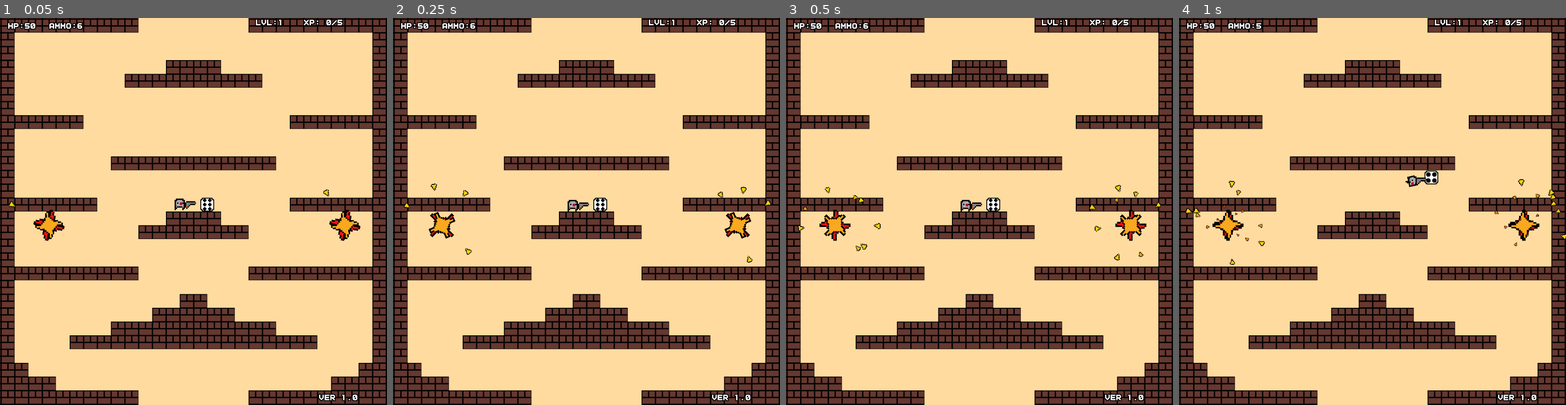
Above: before the commit, frames 1-4 (left to right).
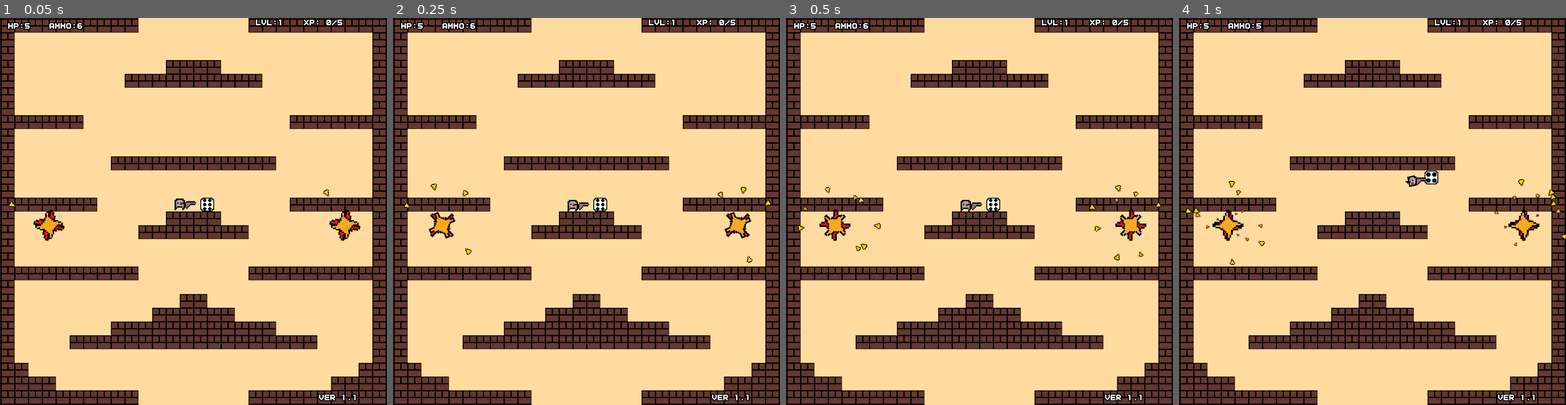
Above: after the commit, the same moments.

Repository: TheEggmo/Talis-Dirigentes
Game: Godot game, scene res://TestLevel.tscn
Same seed, same stepped clock (60 frames per second), same inputs: the game is played once before the commit and once after it. The engine's default icon, where the game draws it, is replaced by a stand-in: a white triangle on a blue panel in a dark square.
Inputs:
- Up to frame 1 (0.05 s): no input
- Up to frame 2 (0.25 s): no input
- Up to frame 3 (0.5 s): no input
- Up to frame 4 (1 s): hold D (right) from 0.53 s (still down); tap X (shoot) at 0.6 s; tap Z (jump) at 0.77 s

The runs differ from the first frame. In frame 1, less than 0.1% of the frame differs, in the area x 7-93%, y 1-99%; in frame 2, less than 0.1%; in frame 3, less than 0.1%; in frame 4, less than 0.1%.
Error in both runs: Division By Zero in operator '/'. (res://Objects/Dice/Dice.gd:25)

Commit message:
Post launch update 1
Fixed bugs, tweaked spawn timers, changed spawner color when spawning ghosts, twealed some visuals, removed generated exports from repo

Diff:
--- /dev/null
+++ b/ColorPurge.tres
@@ -0,0 +1,18 @@
+[gd_resource type="ShaderMaterial" load_steps=2 format=2]
+
+[sub_resource type="Shader" id=2]
+code = "// Clears the given color from the sprite
+shader_type canvas_item;
+
+uniform vec4 unwanted_color = vec4(0, 0, 0, 1);
+
+void fragment(){
+	COLOR = texture(TEXTURE, UV);
+	if (COLOR == unwanted_color){
+		COLOR.a = 0.0;
+	}
+}"
+
+[resource]
+shader = SubResource( 2 )
+shader_param/unwanted_color = Plane( 0, 0, 0, 1 )
--- a/Objects/Spawner/EnemySpawner.gd
+++ b/Objects/Spawner/EnemySpawner.gd
@@ -5,6 +5,13 @@
 var ghost_scene = preload("res://Units/Enemies/Ghost/Ghost.tscn")
 
 export var ghost_chance = 0.15
+
+var spawn_ghost := false
+
+func _ready():
+	if randi() % 100 <= 100*ghost_chance:
+		spawn_ghost = true
+		$Sprite.self_modulate = Color8(20,20,250)
 
 func _on_AnimationPlayer_animation_finished(anim_name):
 	if anim_name == "Rotate":
@@ -18,10 +25,10 @@
 
 func spawn():
 	var enemy_instance
-	if randi() % 100 > 100*ghost_chance:
+	if spawn_ghost:
+		enemy_instance = ghost_scene.instance()
+	else:
 		enemy_instance = enemy_scene.instance()
-	else:
-		enemy_instance = ghost_scene.instance()
 
 	enemy_instance.global_position = global_position
 	var enemy_group = get_tree().get_nodes_in_group("EnemyGroup")
--- a/Objects/Spawner/EnemySpawner.tscn
+++ b/Objects/Spawner/EnemySpawner.tscn
@@ -296,7 +296,7 @@
 script = ExtResource( 1 )
 
 [node name="Sprite" type="Sprite" parent="."]
-self_modulate = Color( 0.972549, 0.0823529, 0.0823529, 1 )
+self_modulate = Color( 0.980392, 0.0784314, 0.0784314, 1 )
 scale = Vector2( 4, 4 )
 texture = ExtResource( 2 )
 
--- a/SpawnController.gd
+++ b/SpawnController.gd
@@ -2,7 +2,7 @@
 
 onready var possible_positions = $Positions.get_children()
 onready var spawn_time = $SpawnTimer.wait_time
-export var timer_ramp = 0.98
+export var timer_ramp = 0.985
 var spawner_scene = preload("res://Objects/Spawner/EnemySpawner.tscn")
 
 func _on_SpawnTimer_timeout():
@@ -22,4 +22,4 @@
 	spawn_position.add_child(spawner_instance)
 
 	spawn_time *= timer_ramp
-	$SpawnTimer.start(max(spawn_time, 1))
+	$SpawnTimer.start(max(spawn_time, 2))
--- a/TestLevel.tscn
+++ b/TestLevel.tscn
@@ -744,7 +744,7 @@
 margin_right = 402.0
 margin_bottom = 467.0
 custom_fonts/font = ExtResource( 11 )
-text = "ver 1.0"
+text = "ver 1.1"
 align = 1
 
 [connection signal="timeout" from="Node2D/Hud/GameOverHud/Timer" to="Node2D/Hud/GameOverHud" method="_on_Timer_timeout"]
--- a/Units/Enemies/Enemy.gd
+++ b/Units/Enemies/Enemy.gd
@@ -3,11 +3,10 @@
 
 var xp_scene = preload("res://Objects/XP/XP.tscn")
 
-func spawn_xp():
+func spawn_xp(pos_offset := Vector2.ZERO):
 	var xp_instance = xp_scene.instance()
-	xp_instance.global_position = global_position
+	xp_instance.global_position = global_position + pos_offset
 	get_tree().get_nodes_in_group("XPGroup")[0].add_child(xp_instance)
 
 func destroy():
-	spawn_xp()
 	queue_free()
--- a/Units/Enemies/Fodder/Fodder.gd
+++ b/Units/Enemies/Fodder/Fodder.gd
@@ -29,3 +29,7 @@
 
 func _on_Hurtbox_area_entered(area):
 	lose_hp(1)
+
+func destroy():
+	spawn_xp()
+	.destroy()
--- a/Units/Enemies/Ghost/Ghost.gd
+++ b/Units/Enemies/Ghost/Ghost.gd
@@ -16,6 +16,12 @@
 		destroy()
 
 func destroy():
-	spawn_xp()
-	spawn_xp()
+	var spawn_offset = Vector2(15, 0).rotated(rand_range(0, 6.28))
+	spawn_xp(spawn_offset)
+	spawn_xp(spawn_offset.rotated(2.09333))
+	spawn_xp(spawn_offset.rotated(-2.09333))
 	.destroy()
+
+
+func _on_Hurtbox_area_entered(area):
+	lose_hp(1)
--- a/Units/Enemies/Ghost/Ghost.tscn
+++ b/Units/Enemies/Ghost/Ghost.tscn
@@ -1,10 +1,13 @@
-[gd_scene load_steps=4 format=2]
+[gd_scene load_steps=5 format=2]
 
 [ext_resource path="res://Units/Enemies/Ghost/ghost.png" type="Texture" id=1]
 [ext_resource path="res://Units/Enemies/Ghost/Ghost.gd" type="Script" id=2]
 
 [sub_resource type="CircleShape2D" id=1]
 radius = 24.0
+
+[sub_resource type="RectangleShape2D" id=2]
+extents = Vector2( 32, 32 )
 
 [node name="Ghost" type="KinematicBody2D"]
 z_index = 2
@@ -26,3 +29,13 @@
 
 [node name="CollisionShape2D" type="CollisionShape2D" parent="."]
 shape = SubResource( 1 )
+
+[node name="Hurtbox" type="Area2D" parent="."]
+scale = Vector2( 0.5, 0.5 )
+collision_layer = 0
+collision_mask = 128
+
+[node name="CollisionShape2D" type="CollisionShape2D" parent="Hurtbox"]
+shape = SubResource( 2 )
+
+[connection signal="area_entered" from="Hurtbox" to="." method="_on_Hurtbox_area_entered"]
--- a/Units/Player/Player.tscn
+++ b/Units/Player/Player.tscn
@@ -1,7 +1,7 @@
 [gd_scene load_steps=22 format=2]
 
 [ext_resource path="res://Units/Player/Guns/Revolver/revolver.png" type="Texture" id=1]
-[ext_resource path="res://Units/Player/Revolver.gd" type="Script" id=2]
+[ext_resource path="res://Units/Player/Guns/Revolver/Revolver.gd" type="Script" id=2]
 [ext_resource path="res://Units/Player/Player.gd" type="Script" id=3]
 [ext_resource path="res://Units/Player/sprite.png" type="Texture" id=4]
 
@@ -222,7 +222,7 @@
 collision_layer = 4
 script = ExtResource( 3 )
 max_fall_speed = 500
-hp = 50
+hp = 5
 
 [node name="Sprite" type="AnimatedSprite" parent="."]
 scale = Vector2( 3, 3 )
--- a/Units/Player/PlayerDeath.tscn
+++ b/Units/Player/PlayerDeath.tscn
@@ -1,8 +1,10 @@
-[gd_scene load_steps=9 format=2]
+[gd_scene load_steps=11 format=2]
 
 [ext_resource path="res://Units/Player/player_white.png" type="Texture" id=1]
 [ext_resource path="res://Units/Player/PlayerDeath.gd" type="Script" id=2]
 [ext_resource path="res://Objects/Spawner/particle.png" type="Texture" id=3]
+[ext_resource path="res://ColorPurge.tres" type="Material" id=4]
+[ext_resource path="res://Objects/Spawner/spawner_exit.png" type="Texture" id=5]
 
 [sub_resource type="Animation" id=1]
 length = 0.001
@@ -109,6 +111,30 @@
 tracks/8/imported = false
 tracks/8/enabled = true
 tracks/8/keys = {
+"times": PoolRealArray( 0 ),
+"transitions": PoolRealArray( 1 ),
+"update": 0,
+"values": [ true ]
+}
+tracks/9/type = "value"
+tracks/9/path = NodePath("Sprite2:scale")
+tracks/9/interp = 1
+tracks/9/loop_wrap = true
+tracks/9/imported = false
+tracks/9/enabled = true
+tracks/9/keys = {
+"times": PoolRealArray( 0 ),
+"transitions": PoolRealArray( 1 ),
+"update": 0,
+"values": [ Vector2( 1e-05, 1e-05 ) ]
+}
+tracks/10/type = "value"
+tracks/10/path = NodePath("Sprite2:visible")
+tracks/10/interp = 1
+tracks/10/loop_wrap = true
+tracks/10/imported = false
+tracks/10/enabled = true
+tracks/10/keys = {
 "times": PoolRealArray( 0 ),
 "transitions": PoolRealArray( 1 ),
 "update": 0,
@@ -128,7 +154,7 @@
 "times": PoolRealArray( 0, 3 ),
 "transitions": PoolRealArray( 1, 1 ),
 "update": 0,
-"values": [ -230.0, 180.0 ]
+"values": [ -230.0, 270.0 ]
 }
 tracks/1/type = "value"
 tracks/1/path = NodePath("Node2D/Polygon2D2:rotation_degrees")
@@ -214,6 +240,30 @@
 "update": 1,
 "values": [ true, false ]
 }
+tracks/8/type = "value"
+tracks/8/path = NodePath("Sprite2:scale")
+tracks/8/interp = 1
+tracks/8/loop_wrap = true
+tracks/8/imported = false
+tracks/8/enabled = true
+tracks/8/keys = {
+"times": PoolRealArray( 0, 3 ),
+"transitions": PoolRealArray( 1, 1 ),
+"update": 0,
+"values": [ Vector2( 1e-05, 1e-05 ), Vector2( 3, 3 ) ]
+}
+tracks/9/type = "value"
+tracks/9/path = NodePath("Sprite2:visible")
+tracks/9/interp = 1
+tracks/9/loop_wrap = true
+tracks/9/imported = false
+tracks/9/enabled = true
+tracks/9/keys = {
+"times": PoolRealArray( 0, 3 ),
+"transitions": PoolRealArray( 1, 1 ),
+"update": 1,
+"values": [ true, false ]
+}
 
 [sub_resource type="Curve" id=15]
 max_value = 4.0
@@ -228,10 +278,10 @@
 direction = Vector3( 0, 0, 1 )
 spread = 180.0
 gravity = Vector3( 0, 0, 0 )
-initial_velocity = 150.0
+initial_velocity = 250.0
 orbit_velocity = 0.0
 orbit_velocity_random = 0.0
-damping = 37.21
+damping = 80.0
 scale = 0.5
 scale_random = 0.47
 scale_curve = SubResource( 14 )
@@ -253,12 +303,14 @@
 [node name="Particles2D2" type="Particles2D" parent="."]
 emitting = false
 amount = 30
+lifetime = 3.0
 one_shot = true
 explosiveness = 1.0
 process_material = SubResource( 16 )
 texture = ExtResource( 3 )
 
 [node name="Node2D" type="Node2D" parent="."]
+position = Vector2( 0, -3 )
 
 [node name="Polygon2D" type="Polygon2D" parent="Node2D"]
 polygon = PoolVector2Array( 0, 0, 1500, -160, 1500, 160 )
@@ -270,3 +322,9 @@
 [node name="Polygon2D3" type="Polygon2D" parent="Node2D"]
 rotation = -2.29511
 polygon = PoolVector2Array( 0, 0, 1500, -160, 1500, 160 )
+
+[node name="Sprite2" type="Sprite" parent="."]
+material = ExtResource( 4 )
+position = Vector2( 0, -3 )
+scale = Vector2( 1e-05, 1e-05 )
+texture = ExtResource( 5 )
Not shown, removed: Exports/HTML/index.apple-touch-icon.png.import
Not shown, removed: Exports/HTML/index.icon.png.import
Not shown, removed: Exports/HTML/index.png.import
Renamed: Units/Player/Revolver.gd -> Units/Player/Guns/Revolver/Revolver.gd
Not shown, changed: Exports/Exe/Exe.zip
Not shown, changed: Exports/Exe/Gmtk- Game- Jam- 2022.exe
Not shown, removed: Exports/Exe/Gmtk- Game- Jam- 2022.pck
Not shown, changed: Exports/HTML/HTML.zip
Not shown, removed: Exports/HTML/index.apple-touch-icon.png
Not shown, removed: Exports/HTML/index.audio.worklet.js
Not shown, removed: Exports/HTML/index.icon.png
Not shown, removed: Exports/HTML/index.pck
(and 2 more such lines)
